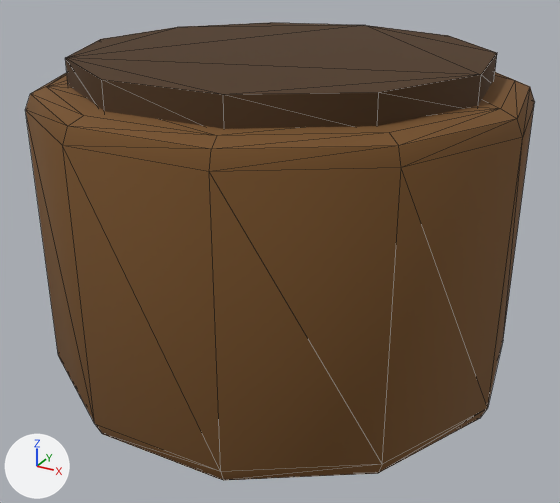
What one commit did to the glTF model assets/3d/final/prop_stump.glb.
Before and after are seen from a camera (50 mm lens) standing at (0.36, -0.66, 0.446) and looking at (0.004, -0.013, 0.122). The lights are fixed; the arrows at lower left show +X, +Y and +Z. The first picture is the older version. Mesh edges are drawn as thin lines.

The older version as bpy lines, for what is in view:
```python
mat_wood = principled_material('wood')
mat_wood.base_color = (0.181, 0.0802, 0.0194)  # brown #765026
mat_wood.roughness = 0.93
me_cylinder_053 = bpy.data.meshes.new('Cylinder.053')
me_cylinder_053.from_pydata(...)  # 66 vertices, 128 faces; spans x -0.238..0.238, y -0.23..0.24, z -0.15..0.15
me_cylinder_053.materials.append(mat_wood)  # brown #765026
me_cylinder_054 = bpy.data.meshes.new('Cylinder.054')
me_cylinder_054.from_pydata(...)  # an 11-sided cylinder along z spanning x -0.198..0.198, y -0.192..0.2, z -0.015..0.015
me_cylinder_054.materials.append(mat_dark_wood)  # brown #4c3318
ob_stump = bpy.data.objects.new('stump', me_cylinder_053)
ob_stump.location = (0.0, 0.0, 0.15)
ob_stump_top = bpy.data.objects.new('stump_top', me_cylinder_054)
ob_stump_top.location = (0.0, 0.0, 0.31)
```
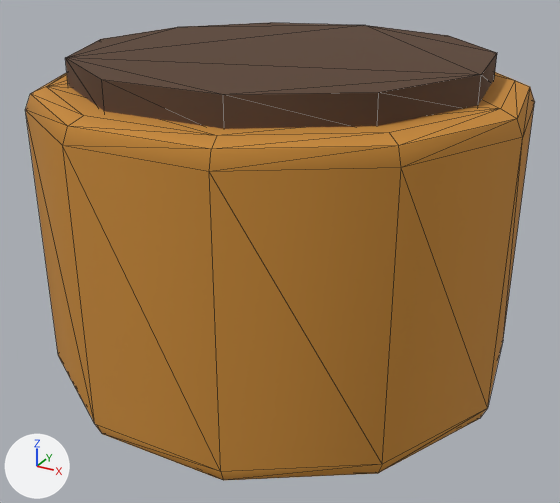
Location of each change, [x1, y1, x2, y2] in pixels of the pictures (560 x 503 px):
'stump', recoloured (brown to orange)
    both: [25, 72, 535, 480]

Diff of the bpy script that builds the scene:
```diff
--- a/assets/3d/final/prop_stump.glb.py
+++ b/assets/3d/final/prop_stump.glb.py
@@ mat_wood @@
 mat_wood = principled_material('wood')
-mat_wood.base_color = (0.181, 0.0802, 0.0194)  # brown #765026
+mat_wood.base_color = (0.584, 0.254, 0.0369)  # orange #c98a36
 mat_wood.roughness = 0.93
```
